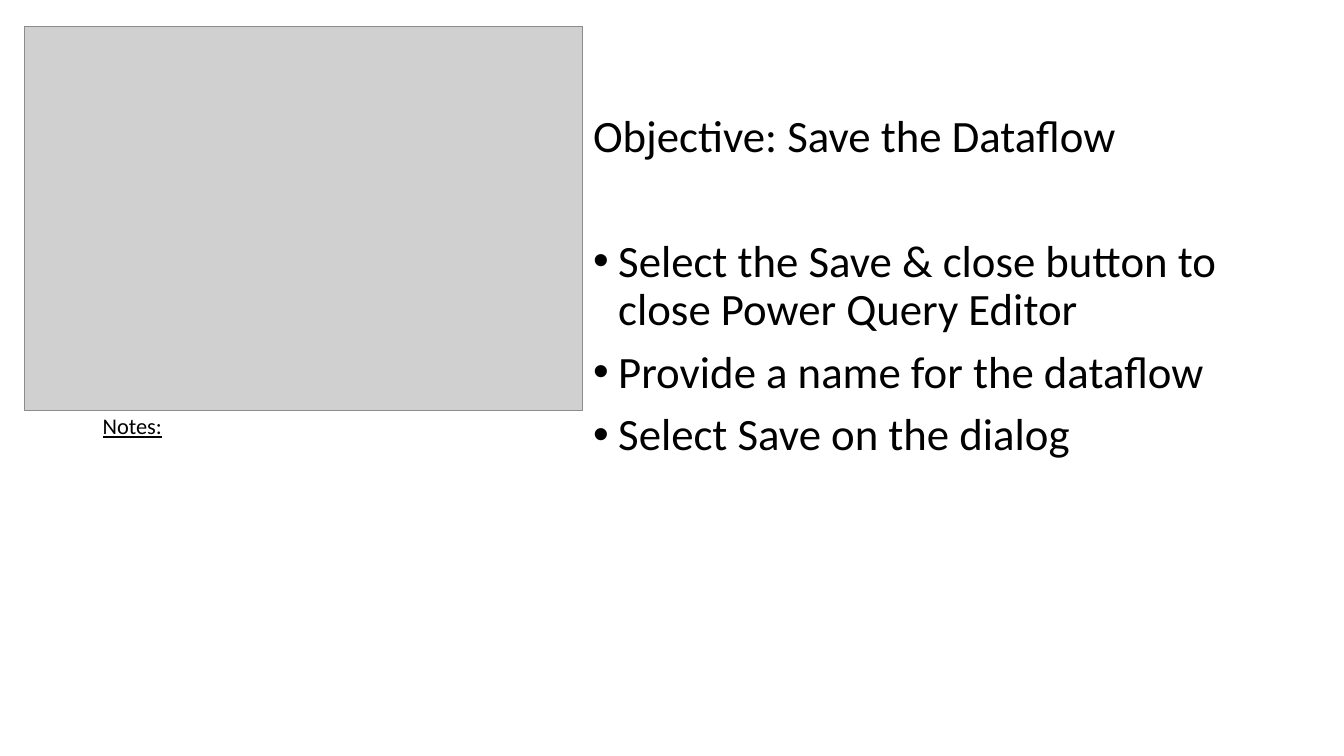
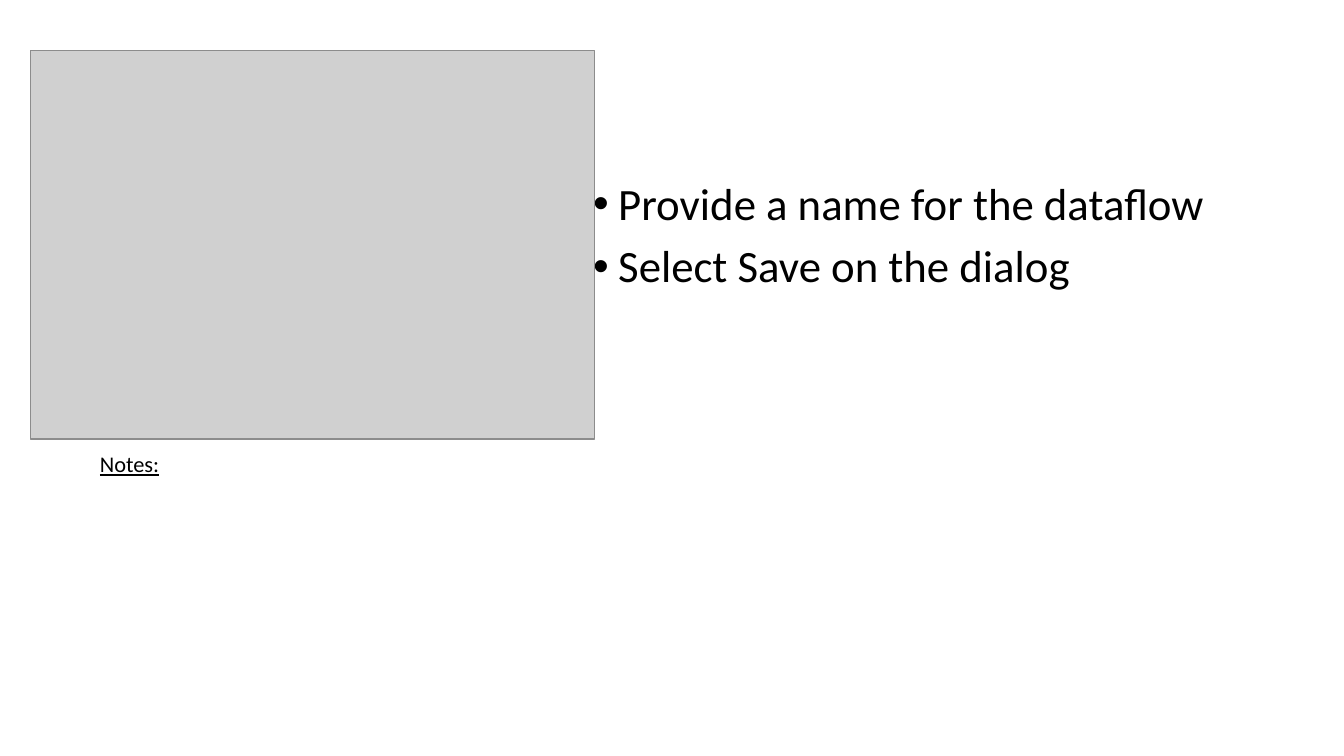
Before and after one commit to aphilip94/bootcamp, a slide deck: slide 10 of AutoML Lab manual.pptx. Drawn at 1344x756 pixels with LibreOffice and Linux fonts; fonts in the diff are those of the drawing; grey boxes stand for pictures. Boxes give left, top, right and bottom in pixels: in the first picture for what was removed or moved away, otherwise in the second. Text is boxed around its words. In the diff, an @@ line names an element or a change of style, - is before the commit and + after.

```diff
--- a/AutoML Lab manual.pptx
+++ b/AutoML Lab manual.pptx
@@ picture: place and size @@
-picture at [24, 26, 583, 410]
+picture at [30, 50, 595, 440]
@@ text at [593, 121, 1216, 333]: paragraphs removed @@
-Objective: Save the Dataflow
-• Select the Save & close button to close Power Query Editor
@@ text "Notes:": place and size @@
-text "Notes:" at [103, 419, 162, 438]
+text "Notes:" at [100, 457, 159, 476]
```
Also in this commit, not shown: 18 other slides changed.
